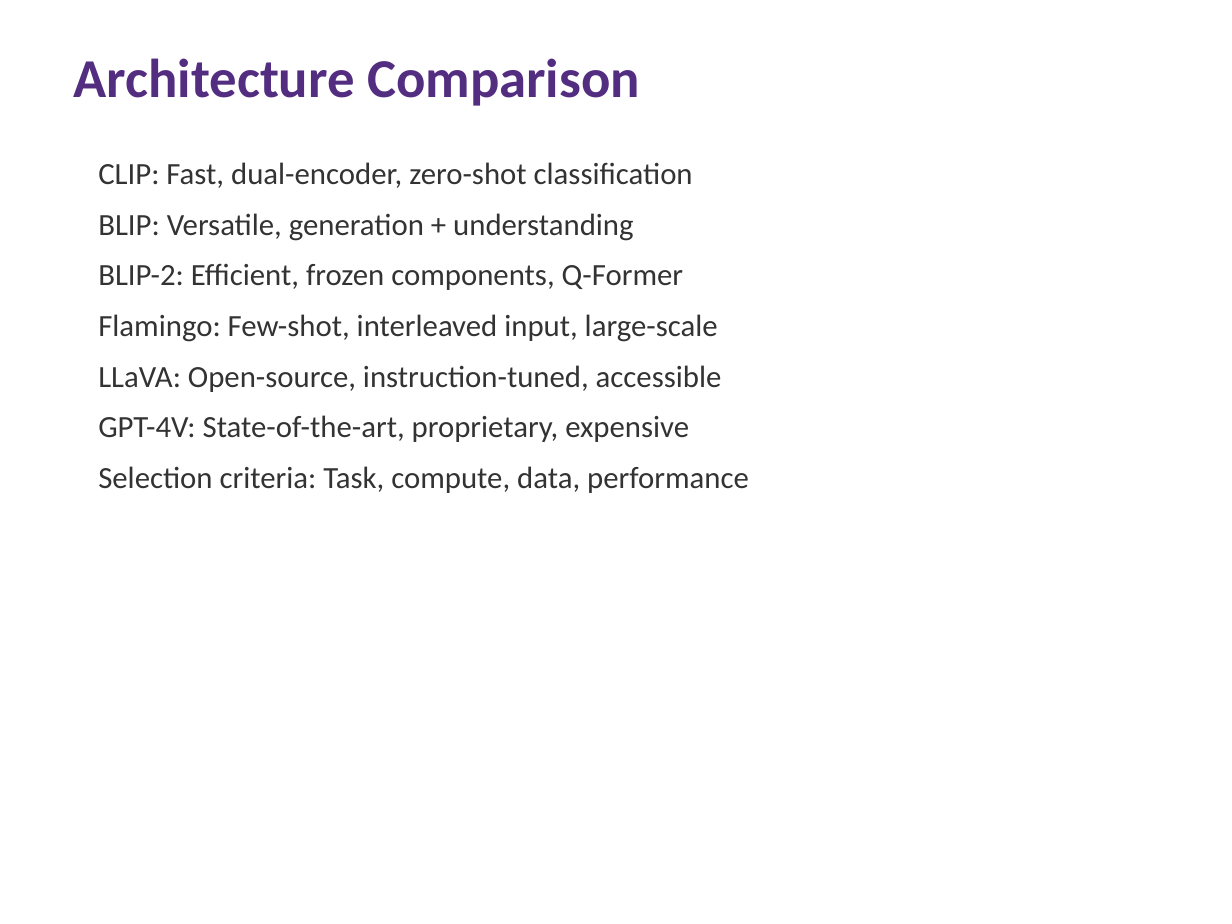
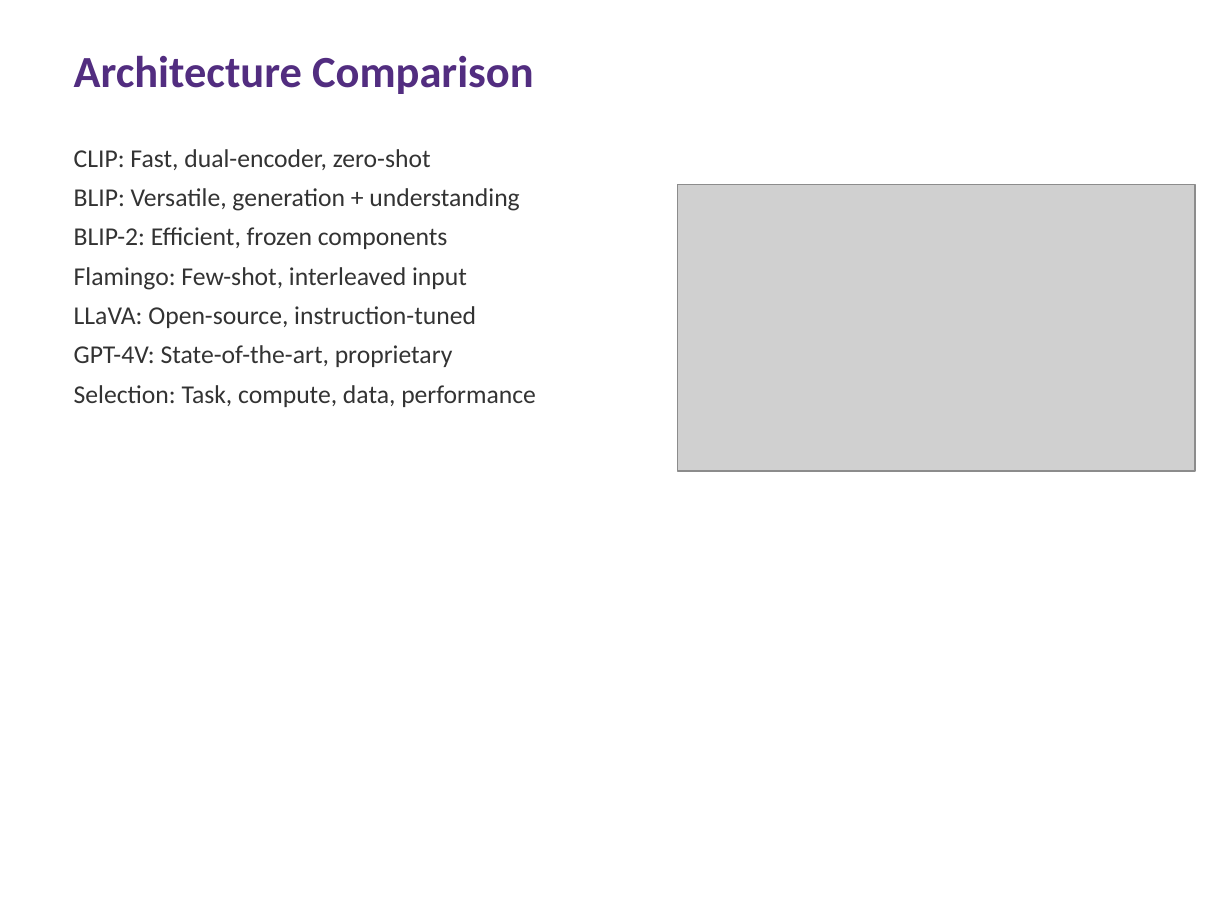
Before and after one commit to ai4he/experiments, a slide deck: slide 36 of Multimodal_LLM_Lecture.pptx. Drawn at 1232x924 pixels with LibreOffice and Linux fonts; fonts in the diff are those of the drawing; grey boxes stand for pictures. Boxes give left, top, right and bottom in pixels: in the first picture for what was removed or moved away, otherwise in the second. Text is boxed around its words. In the diff, an @@ line names an element or a change of style, - is before the commit and + after.

```diff
--- a/Multimodal_LLM_Lecture.pptx
+++ b/Multimodal_LLM_Lecture.pptx
@@ text "Architecture Comparison" at box(74, 55, 534, 94): size 32 to 26 pt @@
@@ text "CLIP: Fast, dual-encoder, zero-shot": place and size @@
-text "CLIP: Fast, dual-encoder, zero-shot" at box(98, 162, 749, 493)
+text "CLIP: Fast, dual-encoder, zero-shot" at box(74, 149, 536, 407)
@@ text at box(74, 149, 431, 170): text changed; size 18 to 15 pt @@
-CLIP: Fast, dual-encoder, zero-shot classification
+CLIP: Fast, dual-encoder, zero-shot
@@ text at box(74, 188, 519, 211): size 18 to 15 pt in "BLIP: Versatile, generation + understanding"; less space between paragraphs @@
@@ picture added at box(678, 185, 1195, 471) @@
@@ text at box(74, 227, 536, 407): text changed; size 18 to 15 pt @@
-BLIP-2: Efficient, frozen components, Q-Former
-Flamingo: Few-shot, interleaved input, large-scale
-LLaVA: Open-source, instruction-tuned, accessible
-GPT-4V: State-of-the-art, proprietary, expensive
-Selection criteria: Task, compute, data, performance
+BLIP-2: Efficient, frozen components
+Flamingo: Few-shot, interleaved input
+LLaVA: Open-source, instruction-tuned
+GPT-4V: State-of-the-art, proprietary
+Selection: Task, compute, data, performance
```
Also in this commit, not shown: 77 other slides changed, 2 other files.
